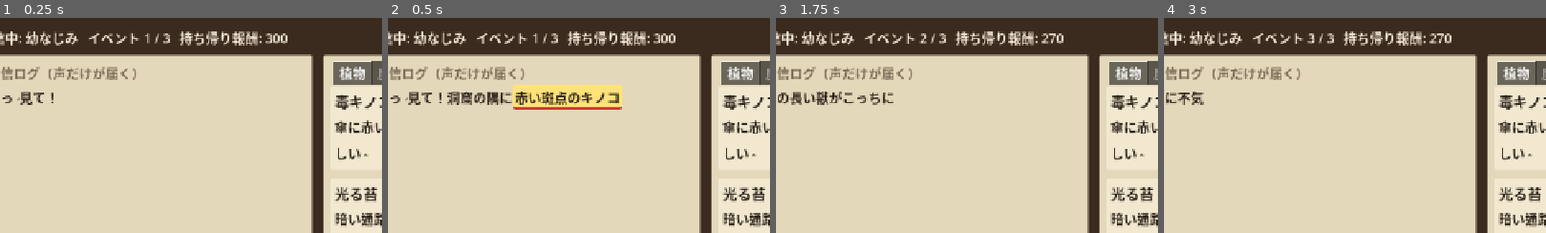
Above: before the commit, frames 1-4 (left to right).
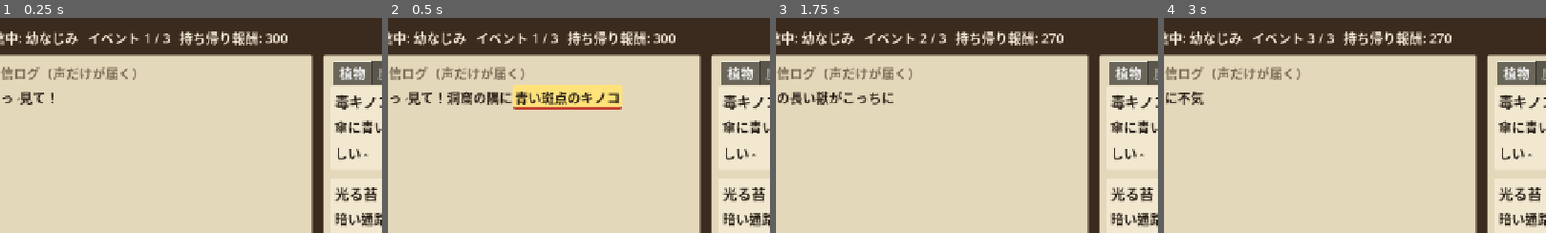
Above: after the commit, the same moments.

Repository: syamisenn99-lab/Game
Game: Godot game, scene res://scenes/matching_screen.tscn
Same seed, same stepped clock (60 frames per second), same inputs: the game is played once before the commit and once after it.
Inputs:
- Up to frame 1 (0.25 s): no input
- Up to frame 2 (0.5 s): no input
- Up to frame 3 (1.75 s): click "戦闘" at 0.5 s; click "次へ" at 1.25 s
- Up to frame 4 (3 s): click "観察" at 2 s; click "次へ" at 2.75 s
The pictures show only the part of the screen within x 4-54%, y 0-50%; the shares and areas given below are measured in that part.

The runs differ from the first frame. In frame 1, 0.1% of the frame differs, in the area x 94-98%, y 47-54%; in frame 2, 0.3%, in the area x 33-98%, y 34-54%; in frame 3, 0.1%; in frame 4, 0.1%.

Commit message:
Change mushroom example from red spots to blue spots
Co-Authored-By: Claude Sonnet 5.5 <noreply@anthropic.com>
Claude-Session: https://claude.ai/code/session_01DXSyhC2LfiPCYbHqKMgMiF

Diff:
--- a/scripts/data/sample_data.gd
+++ b/scripts/data/sample_data.gd
@@ -13,7 +13,7 @@
 static func entries() -> Array[NoteEntry]:
 	var list: Array[NoteEntry] = []
 	list.append(_entry(&"mushroom_poison", &"plants", "毒キノコの見分け方",
-		"傘に赤い斑点があるものは猛毒。触れただけでも手がかぶれるらしい。"))
+		"傘に青い斑点があるものは猛毒。触れただけでも手がかぶれるらしい。"))
 	list.append(_entry(&"glow_moss", &"plants", "光る苔",
 		"暗い通路で光る苔は食べられる。苦味が強い。", {}, 0))
 	list.append(_entry(&"beast_claw", &"monsters", "鋭い爪の獣（第2層）",
@@ -31,7 +31,7 @@
 static func events() -> Array[EventDef]:
 	var list: Array[EventDef] = []
 	list.append(_event(&"e1_mushroom",
-		"あっ、見て！洞窟の隅に[kw:mushroom]赤い斑点のキノコ[/kw]が生えてる。おいしそう…食べても平気かな？",
+		"あっ、見て！洞窟の隅に[kw:mushroom]青い斑点のキノコ[/kw]が生えてる。おいしそう…食べても平気かな？",
 		&"observe", 12, {&"mushroom": &"mushroom_poison"},
 		"待って、それは毒だ！",
 		"よく見たら怪しい色だね。触らずに通り過ぎたよ。",
Not shown, changed: docs/GDD.md
Not shown, changed: docs/MVP_MATCHING_SCREEN.md
